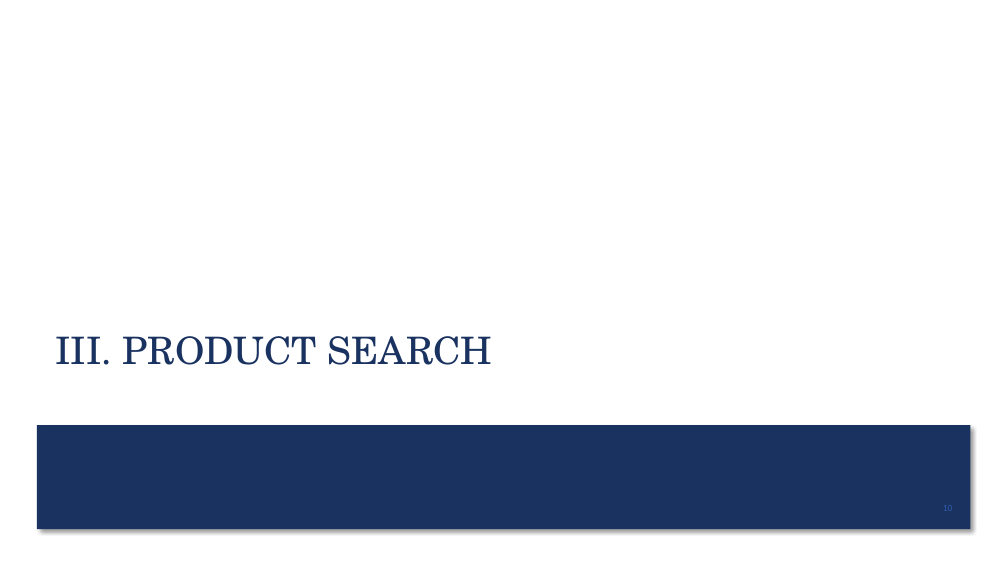
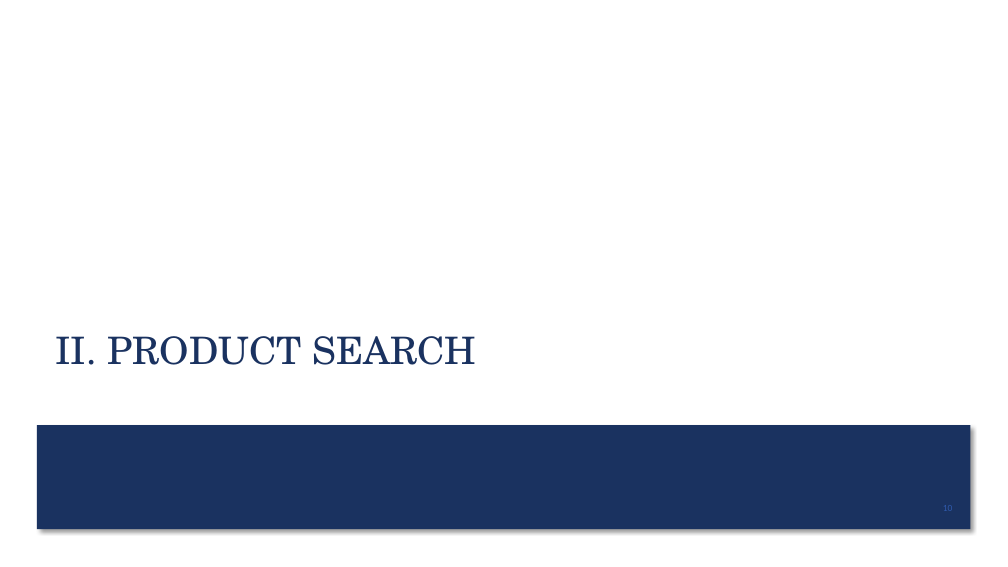
Before and after one commit to suesuyeonlim/final_project, a slide deck: slide 10 of Presentation.pptx. Drawn at 1008x567 pixels with LibreOffice and Linux fonts; fonts in the diff are those of the drawing. Boxes give left, top, right and bottom in pixels: in the first picture for what was removed or moved away, otherwise in the second. Text is boxed around its words. In the diff, an @@ line names an element or a change of style, - is before the commit and + after.

```diff
--- a/Presentation.pptx
+++ b/Presentation.pptx
@@ title at box(56, 336, 476, 365): text changed @@
-III. PRODUCT SEARCH
+II. PRODUCT SEARCH
```
Also in this commit, not shown: 6 other slides changed, 1 other file.
